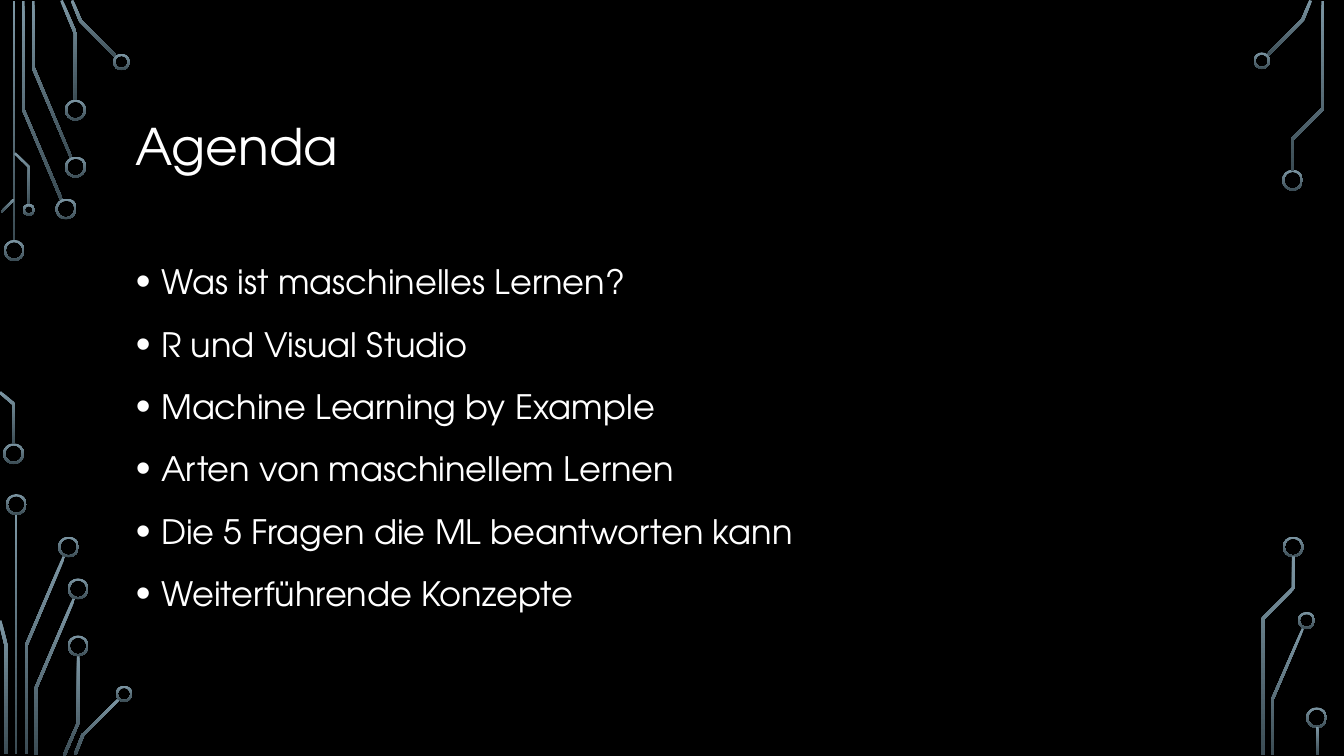
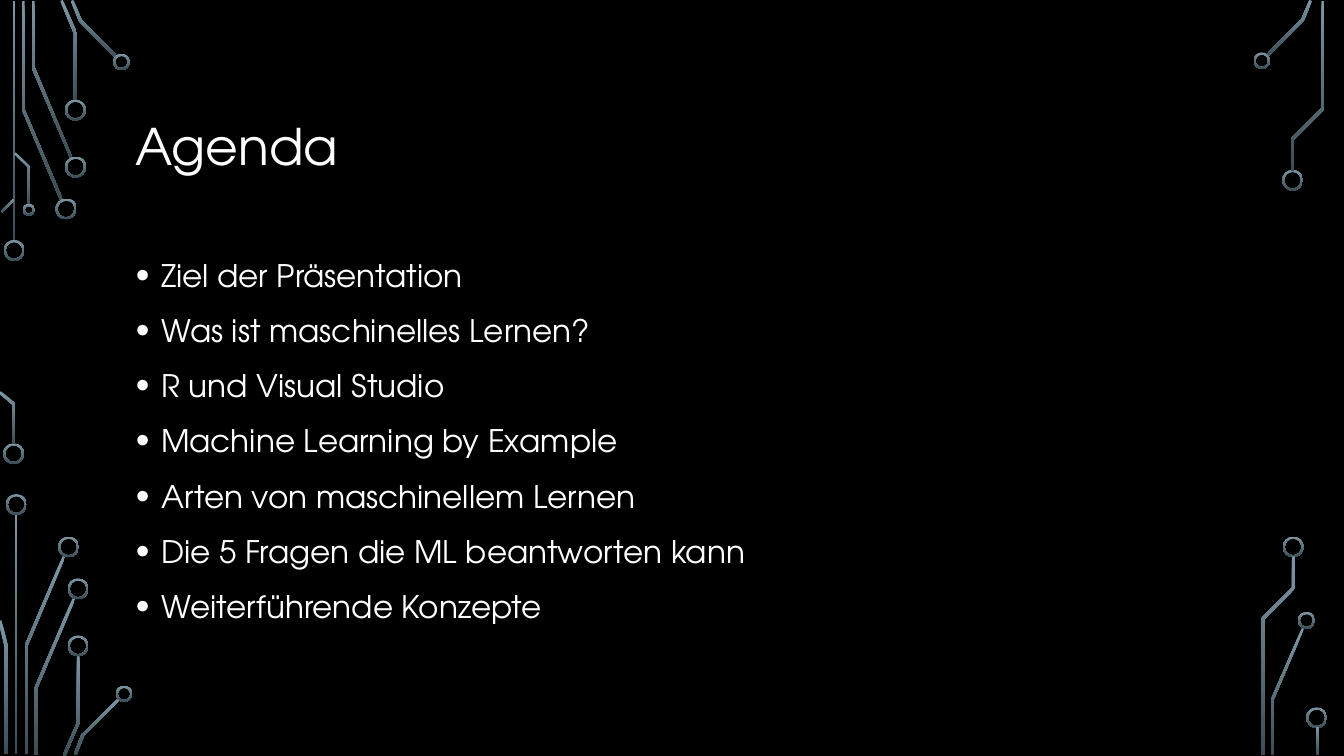
Before and after one commit to hacpro/introduction-machine-learning, a slide deck: slide 2 of presentation.pptx. Drawn at 1344x756 pixels with LibreOffice and Linux fonts; fonts in the diff are those of the drawing; background and template pictures are left out. Boxes give left, top, right and bottom in pixels: in the first picture for what was removed or moved away, otherwise in the second. Text is boxed around its words. In the diff, an @@ line names an element or a change of style, - is before the commit and + after.

```diff
--- a/presentation.pptx
+++ b/presentation.pptx
@@ text at (161, 264, 463, 288): paragraph added @@
+• Ziel der Präsentation
@@ text at (161, 318, 745, 624): size 24 to 22.2 pt in "Was ist maschinelles Lernen?", "R und Visual Studio", "Machine Learning by Example", "Arten von maschinellem Lernen" and 2 more places; line spacing 1.2 to 1.1 @@
```
Also in this commit, not shown: 1 other slide changed, 4 slides added, 2 other files.
